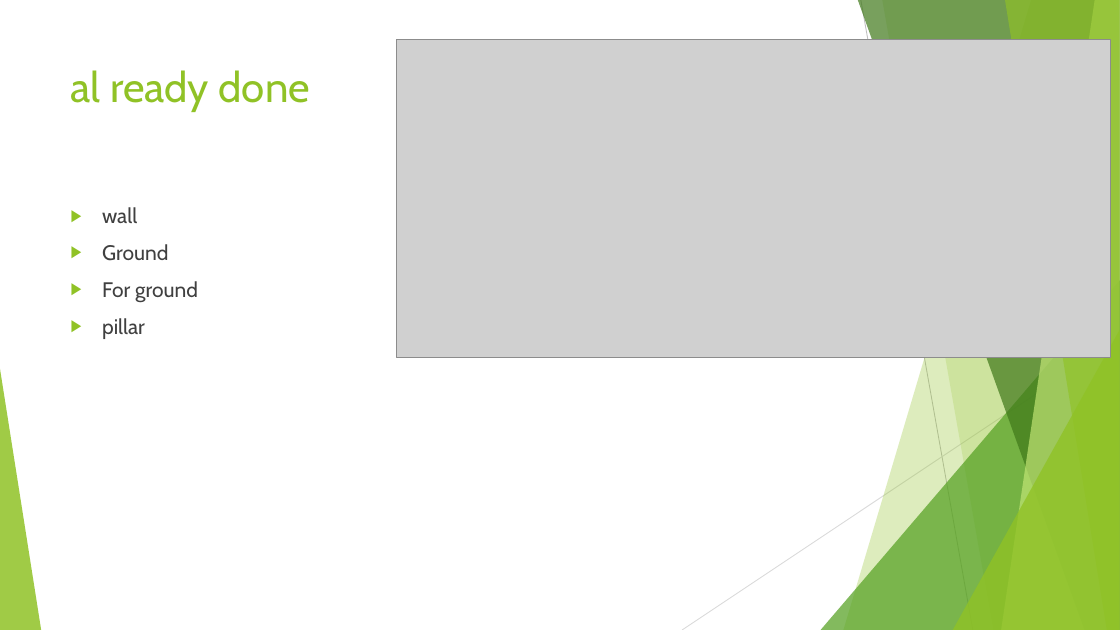
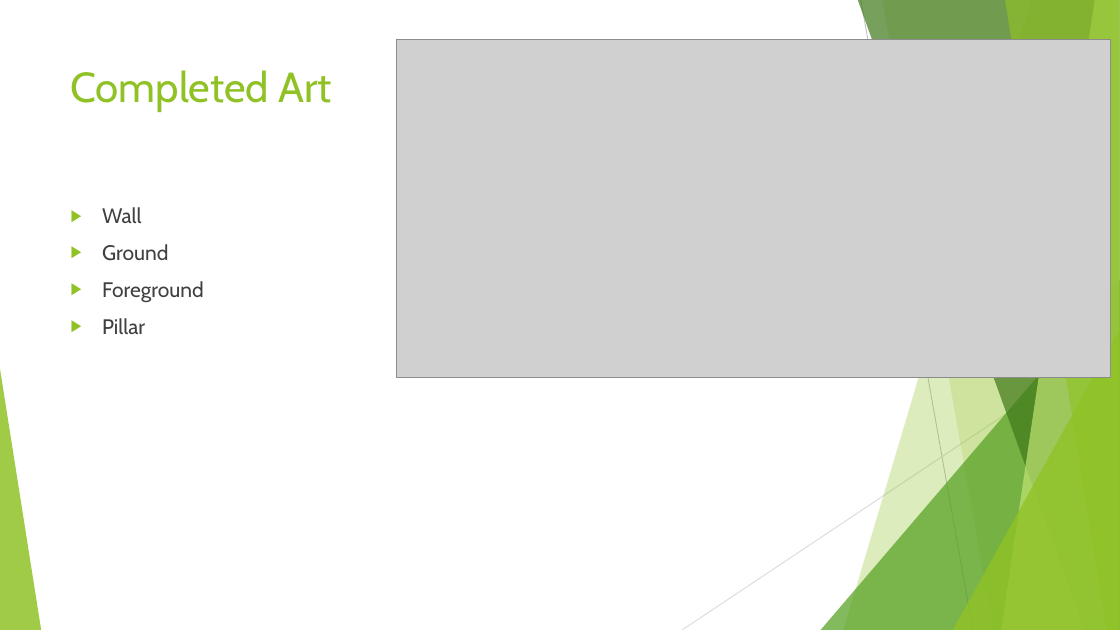
Before and after one commit to PeterBosDeltion/IndianaBonesRepo, a slide deck: slide 5 of IndianaBones.pptx. Drawn at 1120x630 pixels with LibreOffice and Linux fonts; fonts in the diff are those of the drawing; grey boxes stand for pictures. Boxes give left, top, right and bottom in pixels: in the first picture for what was removed or moved away, otherwise in the second. Text is boxed around its words. In the diff, an @@ line names an element or a change of style, - is before the commit and + after.

Commit message:
PP

```diff
--- a/IndianaBones.pptx
+++ b/IndianaBones.pptx
@@ picture: place and size @@
-picture at [397,39,1110,357]
+picture at [397,39,1110,377]
@@ title at [71,70,333,112]: text changed @@
-al ready done
+Completed Art
@@ text at [102,207,142,223]: text changed @@
-▶ wall
+▶ Wall
@@ text at [102,281,204,334]: text changed @@
-▶ For ground
-▶ pillar
+▶ Foreground
+▶ Pillar
```
Also in this commit, not shown: 4 other slides changed, 1 slide added, 1 slide removed.
